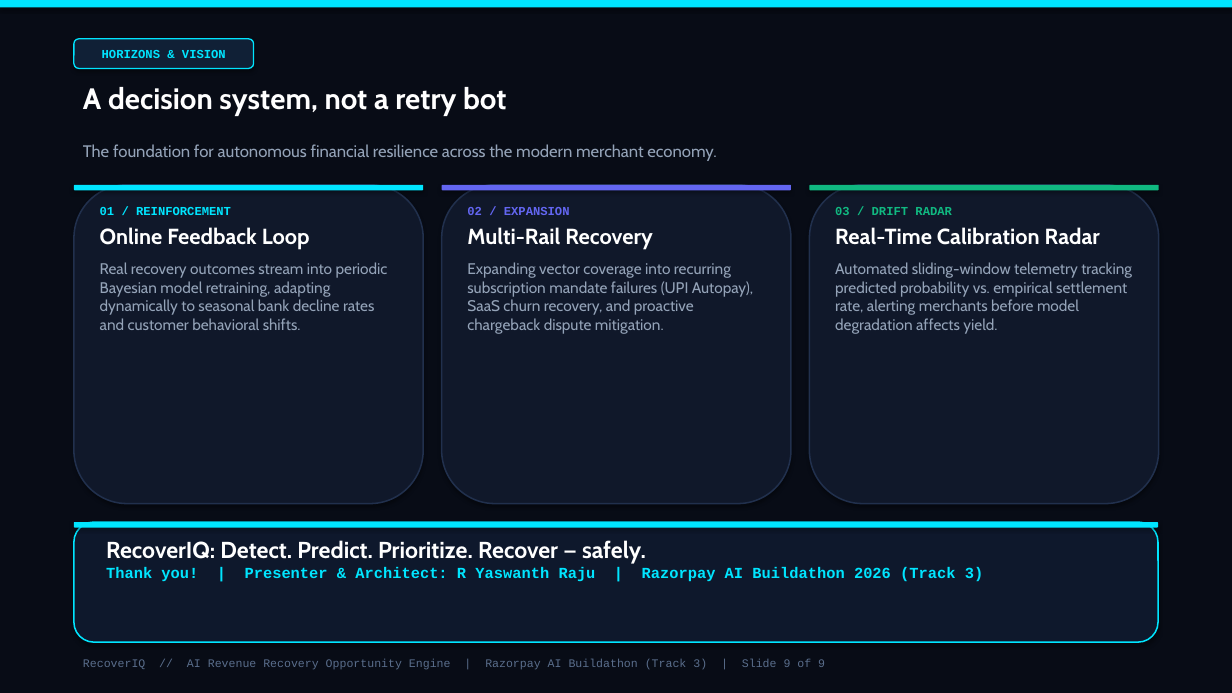
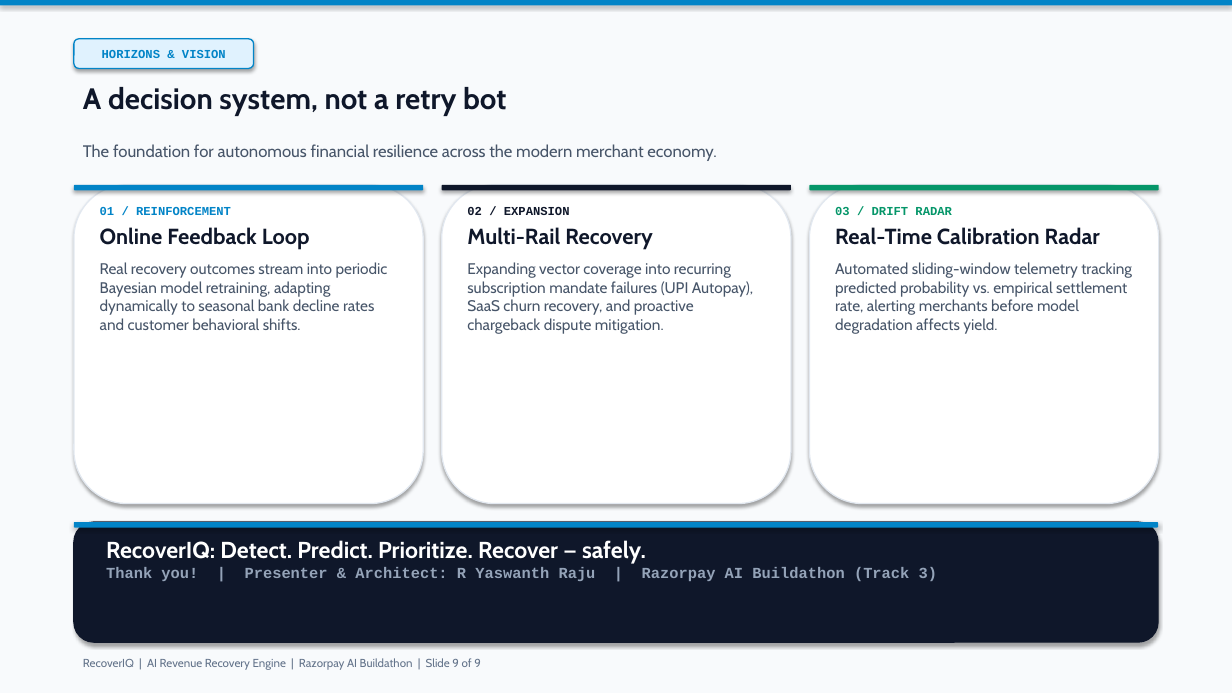
Before and after one commit to Yaswanthraju-Rallabandi/RecoverIQ-Intelligent-Revenue-Recovery-Platform, a slide deck: slide 9 of RecoverIQ_Razorpay_AI_Buildathon.pptx. Drawn at 1232x693 pixels with LibreOffice and Linux fonts; fonts in the diff are those of the drawing. Boxes give left, top, right and bottom in pixels: in the first picture for what was removed or moved away, otherwise in the second. Text is boxed around its words. In the diff, an @@ line names an element or a change of style, - is before the commit and + after.

Commit message:
style: convert presentation deck to professional corporate light theme

```diff
--- a/RecoverIQ_Razorpay_AI_Buildathon.pptx
+++ b/RecoverIQ_Razorpay_AI_Buildathon.pptx
@@ rectangle at (x1=0, y1=0, x2=1232, y2=693): fill #080C16 to #F8FAFC @@
@@ fill #00E5FF to #0284C7 in 3 elements at (x1=74, y1=185, x2=423, y2=190), (x1=74, y1=522, x2=1158, y2=528), (x1=0, y1=0, x2=1232, y2=6) @@
@@ rounded rectangle "HORIZONS & VISION" at (x1=74, y1=39, x2=254, y2=68): text colour #00E5FF to #0284C7; fill #102036 to #E0F2FE; outline #00E5FF 1 pt to #0284C7 1 pt @@
@@ text "A decision system, not a ..." at (x1=83, y1=87, x2=506, y2=116): text colour #FFFFFF to #0F172A @@
@@ text "The foundation for autonomous financial ..." at (x1=83, y1=144, x2=716, y2=161): text colour #94A3B8 to #475569 @@
@@ text "01 / REINFORCEMENT" at (x1=100, y1=207, x2=388, y2=330): text colour #00E5FF to #0284C7 in "01 / REINFORCEMENT"; text colour #FFFFFF to #0F172A in "Online Feedback Loop"; text colour #94A3B8 to #475569 in "Real recovery outcomes stream into periodic Bayesian ..." @@
@@ rounded rectangle at (x1=442, y1=185, x2=791, y2=190): fill #6366F1 to #0F172A @@
@@ text "02 / EXPANSION" at (x1=467, y1=207, x2=753, y2=334): text colour #6366F1 to #0F172A in "02 / EXPANSION"; text colour #FFFFFF to #0F172A in "Multi-Rail Recovery"; text colour #94A3B8 to #475569 in "Expanding vector coverage into recurring subscription mandat ..." @@
@@ fill #10182A to #FFFFFF; outline #21304D 1.2 pt to #E2E8F0 1 pt in 3 elements at (x1=74, y1=185, x2=423, y2=504), (x1=442, y1=185, x2=791, y2=504), (x1=810, y1=185, x2=1159, y2=504) @@
@@ rounded rectangle at (x1=810, y1=185, x2=1159, y2=190): fill #10B981 to #059669 @@
@@ text "03 / DRIFT RADAR" at (x1=835, y1=207, x2=1132, y2=334): text colour #10B981 to #059669 in "03 / DRIFT RADAR"; text colour #FFFFFF to #0F172A in "Real-Time Calibration Radar"; text colour #94A3B8 to #475569 in "Automated sliding-window telemetry tracking predicted probab ..." @@
@@ rounded rectangle at (x1=74, y1=522, x2=1158, y2=642): fill #0E182C to #0F172A; outline #00E5FF 1.2 pt to #0F172A 1 pt @@
@@ text at (x1=106, y1=567, x2=937, y2=581): text changed; text colour #00E5FF to #94A3B8 @@
-Thank you! | Presenter & Architect: R Yaswanth Raju | Razorpay AI Buildathon 2026 (Track 3)
+Thank you! | Presenter & Architect: R Yaswanth Raju | Razorpay AI Buildathon (Track 3)
@@ text at (x1=83, y1=658, x2=481, y2=670): text changed; font Courier New to Cabin; text colour #5A6E8C to #64748B @@
-RecoverIQ // AI Revenue Recovery Opportunity Engine | Razorpay AI Buildathon (Track 3) | Slide 9 of 9
+RecoverIQ | AI Revenue Recovery Engine | Razorpay AI Buildathon | Slide 9 of 9
```
Also in this commit, not shown: 8 other slides changed, 1 other file.
